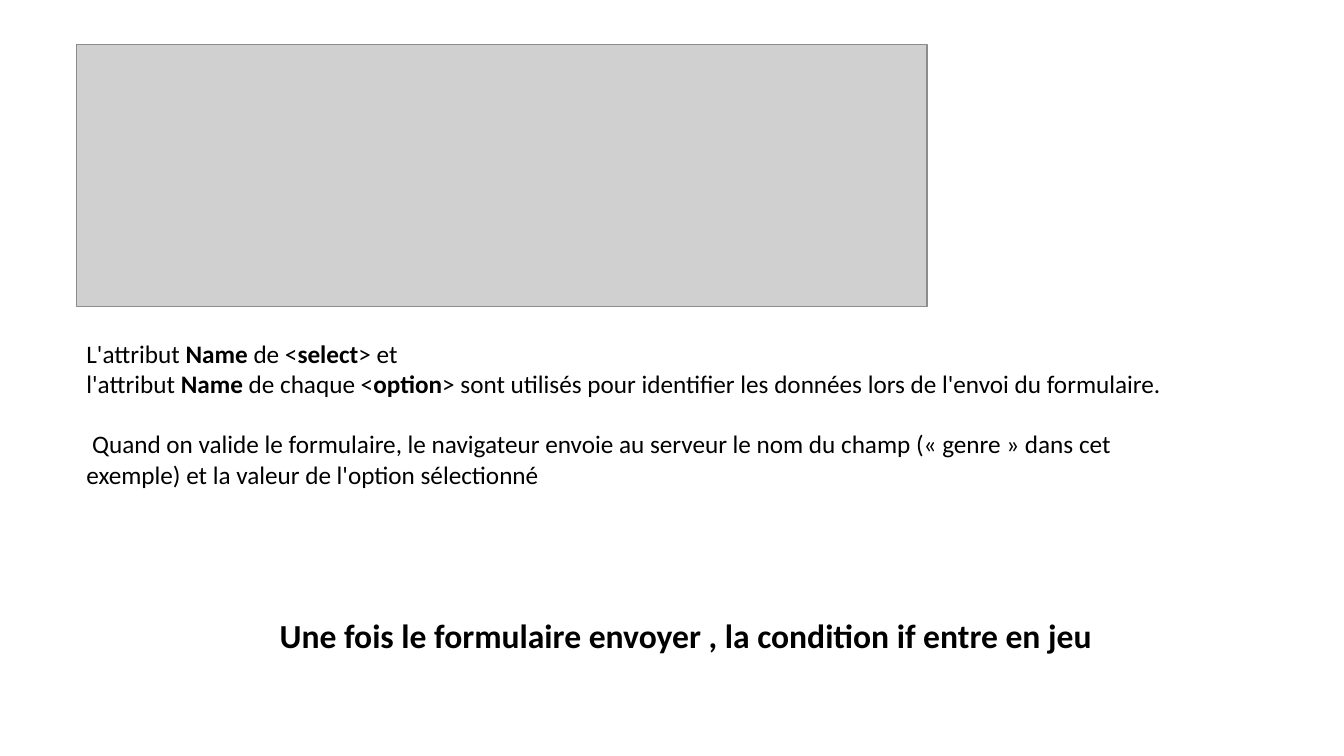
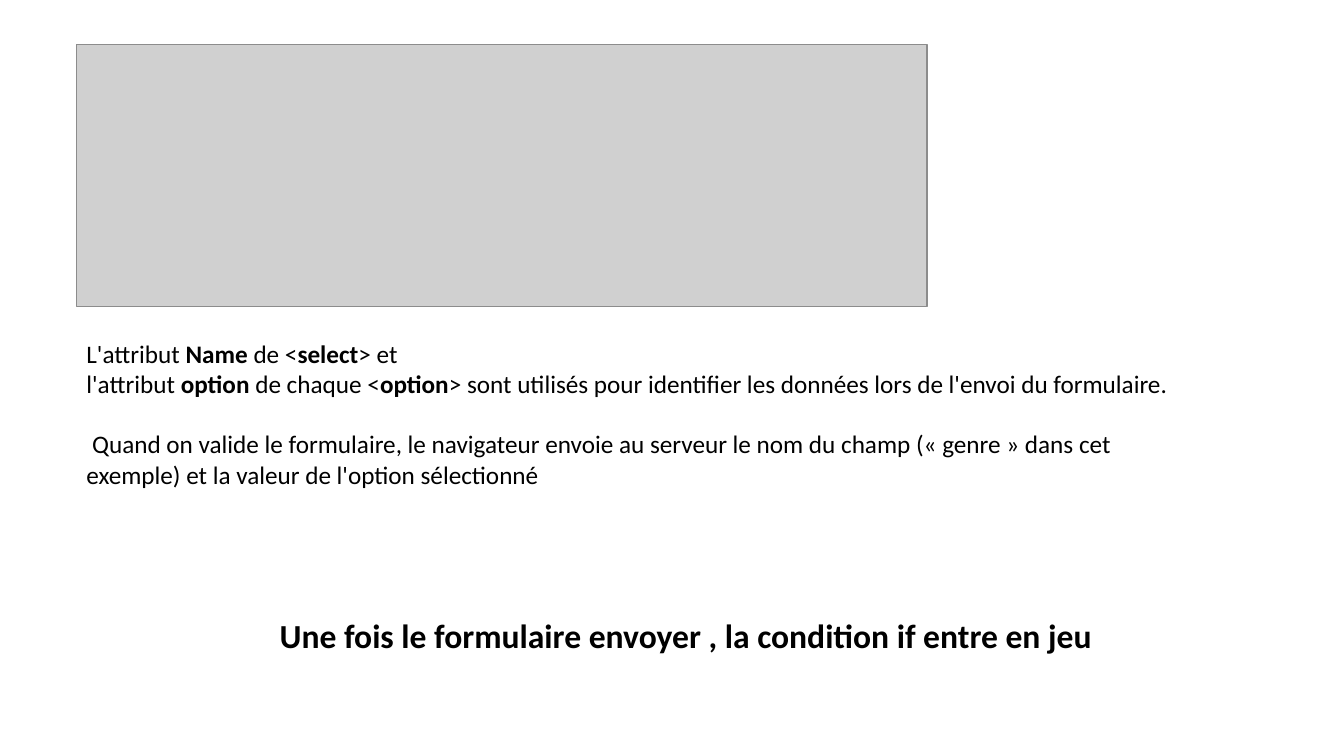
Before and after one commit to yamsmdj/OnePiece, a slide deck: slide 10 of bd/ONE PIECE.pptx. Drawn at 1344x756 pixels with LibreOffice and Linux fonts; fonts in the diff are those of the drawing; grey boxes stand for pictures. Boxes give left, top, right and bottom in pixels: in the first picture for what was removed or moved away, otherwise in the second. Text is boxed around its words. In the diff, an @@ line names an element or a change of style, - is before the commit and + after.

```diff
--- a/bd/ONE PIECE.pptx
+++ b/bd/ONE PIECE.pptx
@@ text at (86, 375, 1166, 397): text changed @@
-l'attribut Name de chaque <option> sont utilisés pour identifier les données lors de l'envoi du formulaire.
+l'attribut option de chaque <option> sont utilisés pour identifier les données lors de l'envoi du formulaire.
```
Also in this commit, not shown: 1 other slide changed, 6 other files.
